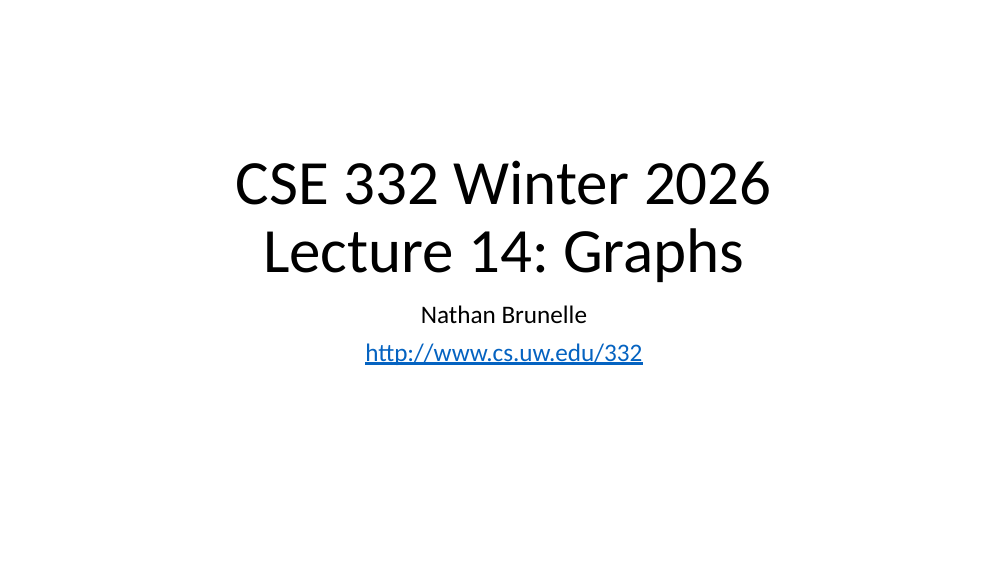
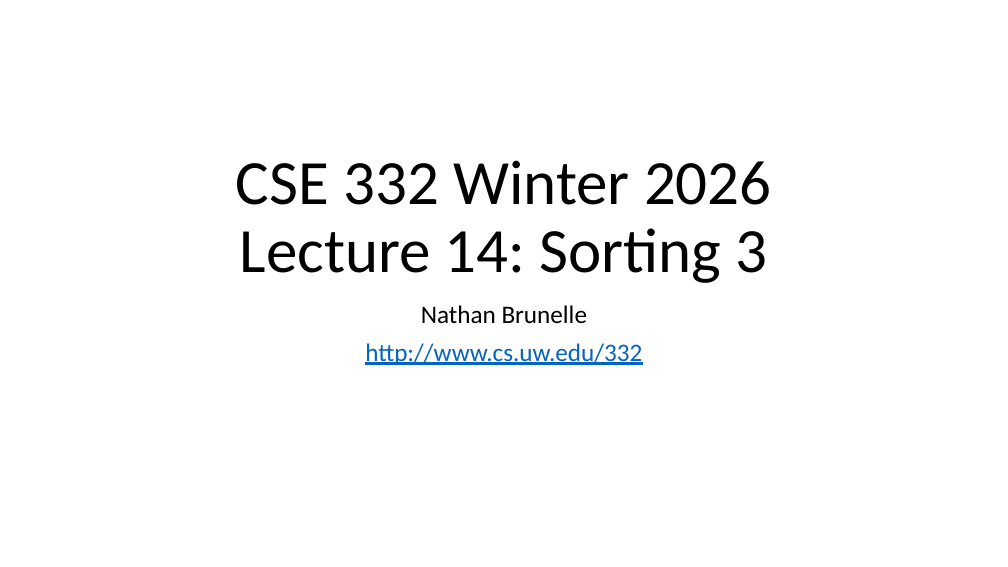
Before and after one commit to natebrunelle/cse332, a slide deck: slide 1 of markdown/files/slides/lecture14_graphs1.pptx. Drawn at 1008x567 pixels with LibreOffice and Linux fonts; fonts in the diff are those of the drawing. Boxes give left, top, right and bottom in pixels: in the first picture for what was removed or moved away, otherwise in the second. Text is boxed around its words. In the diff, an @@ line names an element or a change of style, - is before the commit and + after.

```diff
--- a/markdown/files/slides/lecture14_graphs1.pptx
+++ b/markdown/files/slides/lecture14_graphs1.pptx
@@ title at (236, 160, 772, 283): text changed @@
-CSE 332 Winter 2026
-Lecture 14: Graphs
+CSE 332 Winter 2026
+Lecture 14: Sorting 3
```
Also in this commit, not shown: 9 other files.
